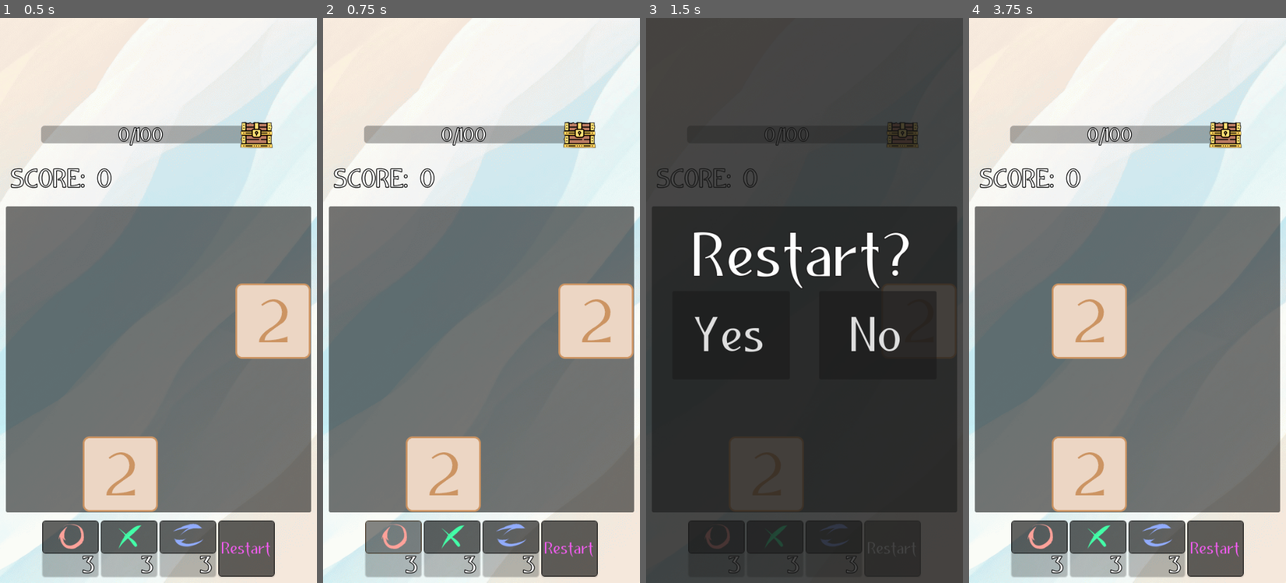
Above: before the commit, frames 1-4 (left to right).
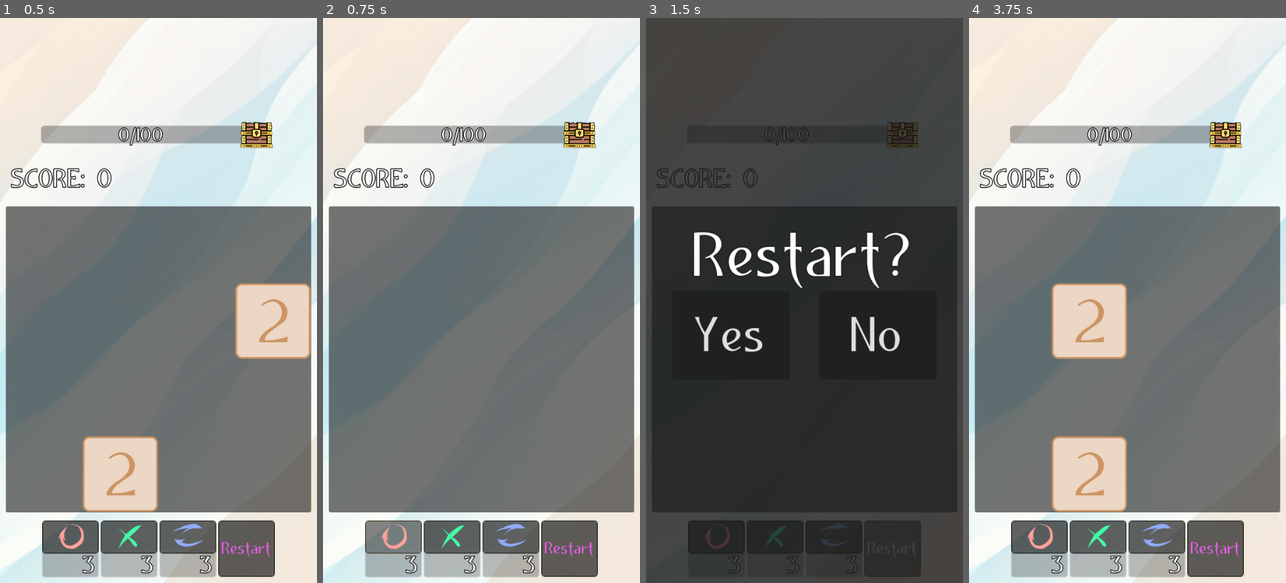
Above: after the commit, the same moments.

Repository: thagarion/2048
Game: Godot game, scene res://scenes/main.tscn
The game is run twice, just before and just after one commit, with the same random seed, the same clock (stepped at 60 frames per second) and the same inputs.
Inputs (mouse positions are in pixels of both pictures, inside the frame that each line leads up to):
- Up to frame 1 (0.5 s): no input
- Up to frame 2 (0.75 s): click (392, 537) at 0.52 s
- Up to frame 3 (1.5 s): click "Restart" at 1.25 s
- Up to frame 4 (3.75 s): click "Restart" at 2 s; click "Restart" at 2.75 s; click "Yes" at 3.5 s

Frame 1 is identical in both runs. In frame 2, 6.3% of the frame differs, in the area x 26-98%, y 47-88%; in frame 3, 3.1%; in frame 4, nothing differs.
Error after the commit: Invalid access of index '0' on a base object of type: 'Array'. (res://scenes/game/action_storage.gd:44)

Commit message:
Store actions in progress

Diff:
--- a/scenes/game/action_storage.gd
+++ b/scenes/game/action_storage.gd
@@ -19,10 +19,16 @@
 func _init():
 	steps.append([])
 
+func get_size() -> int:
+	return steps.size()
+
 func set_size(val: int):
 	max_size = val + 1
 	while steps.size() > max_size:
 		steps.pop_front()
+
+func get_last() -> Array:
+	return steps.pop_back()
 
 func add_step():
 	if steps.size() > max_size:
@@ -37,10 +43,11 @@
 	action.to = location
 	steps[current_step].append(action)
 
-func remove(location: Vector2):
+func remove(location: Vector2, value: int):
 	var action = Action.new()
 	action.type = ActionType.Remove
 	action.from = location
+	action.old_value = value
 	steps[current_step].append(action)
 
 func change(location: Vector2, value: int):
--- a/scenes/game/game.gd
+++ b/scenes/game/game.gd
@@ -165,19 +165,20 @@
 	if available.size() > 0:
 		var index = randi() % available.size()
 		create_tile(available[index].x, available[index].y)
+		actions.add(Vector2(available[index].x, available[index].y))
 	if available.size() == 1 && is_game_over():
 		$GameOver.show()
 		moving_disable(true)
 	score_signal.emit(score)
 
-func create_tile(i: int, j: int):
+func create_tile(i: int, j: int, value: int = 0):
 	var tile = Tile.instantiate()
 	tile.set_pack(pack_name)
 	tiles[i][j] = tile
 	$Tiles.add_child(tile)
 	tile.set_location(i, j)
+	tile.set_value(value)
 	tile.connect("tile_selected", _on_tile_selected)
-	actions.add(Vector2(i, j))
 
 func start_game():
 	$GameOver.hide()
@@ -192,6 +193,7 @@
 		var j = randi() % field_size
 		if tiles[i][j] == null:
 			create_tile(i, j)
+			actions.add(Vector2(i, j))
 			tiles_count += 1
 	moving_disable(false)
 	score_signal.emit(0)
@@ -212,6 +214,7 @@
 	return true
 
 func move(direction: Move):
+	actions.add_step()
 	wait_moving = true
 	var moved = false
 	if direction == Move.Up:
@@ -240,7 +243,6 @@
 						moved = true
 	if moved:
 		should_create_tile = true
-	actions.add_step()
 
 func move_up(x : int, y : int) -> bool:
 	var result = false
@@ -258,8 +260,8 @@
 	if y > 0 and tiles[x][y - 1].get_value() == tiles[x][y].get_value():
 		tiles[x][y].move(x, y - 1)
 		actions.move(Vector2(x, y), Vector2(x, y - 1))
+		actions.remove(Vector2(x, y), tiles[x][y].get_value())
 		tiles[x][y].queue_free()
-		actions.remove(Vector2(x, y))
 		tiles[x][y - 1].level_up()
 		actions.change(Vector2(x, y - 1), tiles[x][y - 1].get_value())
 		tiles[x][y] = null
@@ -282,8 +284,8 @@
 	if y >= 0 and y < field_size - 1 and tiles[x][y + 1].get_value() == tiles[x][y].get_value():
 		tiles[x][y].move(x, y + 1)
 		actions.move(Vector2(x, y), Vector2(x, y + 1))
+		actions.remove(Vector2(x, y), tiles[x][y].get_value())
 		tiles[x][y].queue_free()
-		actions.remove(Vector2(x, y))
 		tiles[x][y + 1].level_up()
 		actions.change(Vector2(x, y + 1), tiles[x][y + 1].get_value())
 		tiles[x][y] = null
@@ -306,8 +308,8 @@
 	if x >= 0 and x < field_size - 1 and tiles[x + 1][y].get_value() == tiles[x][y].get_value():
 		tiles[x][y].move(x + 1, y)
 		actions.move(Vector2(x, y), Vector2(x + 1, y))
+		actions.remove(Vector2(x, y), tiles[x][y].get_value())
 		tiles[x][y].queue_free()
-		actions.remove(Vector2(x, y))
 		tiles[x + 1][y].level_up()
 		actions.change(Vector2(x + 1, y), tiles[x + 1][y].get_value())
 		tiles[x][y] = null
@@ -330,8 +332,8 @@
 	if x > 0 and tiles[x - 1][y].get_value() == tiles[x][y].get_value():
 		tiles[x][y].move(x - 1, y)
 		actions.move(Vector2(x, y), Vector2(x - 1, y))
+		actions.remove(Vector2(x, y), tiles[x][y].get_value())
 		tiles[x][y].queue_free()
-		actions.remove(Vector2(x, y))
 		tiles[x - 1][y].level_up()
 		actions.change(Vector2(x - 1, y), tiles[x - 1][y].get_value())
 		tiles[x][y] = null
@@ -351,3 +353,24 @@
 		$Tiles.mouse_filter = MOUSE_FILTER_IGNORE
 	else:
 		$Tiles.mouse_filter = MOUSE_FILTER_PASS
+
+
+func _on_undo_button_undo():
+	if actions.get_size() > 0:
+		for action in actions.get_last():
+			match action.type:
+				ActionStorage.ActionType.Add:
+					print("Remove from ", action.to.x, action.to.y)
+					tiles[action.to.x][action.to.y].queue_free()
+					tiles[action.to.x][action.to.y] = null
+				ActionStorage.ActionType.Remove:
+					print("Add to ", action.from.x, action.from.y, " val=", action.old_value)
+					create_tile(action.from.x, action.from.y, action.old_value)
+				ActionStorage.ActionType.Change:
+					print("Change to ", action.from.x, action.from.y, " val=", action.old_value)
+					tiles[action.from.x][action.from.y].set_value(action.old_value)
+				ActionStorage.ActionType.Move:
+					print("Move from ", action.to.x, action.to.y, " to ", action.from.x, action.from.y)
+					tiles[action.to.x][action.to.y].move(action.from.x, action.from.y)
+					tiles[action.from.x][action.from.y] = tiles[action.to.x][action.to.y]
+					tiles[action.to.x][action.to.y] = null
--- a/scenes/game/tile.gd
+++ b/scenes/game/tile.gd
@@ -54,6 +54,10 @@
 	$AnimationPlayer.play("add_tile")
 	$Texture.texture = Items.get_pack(pack)[value].texture
 
+func set_value(val: int):
+	value = val
+	$Texture.texture = Items.get_pack(pack)[value].texture
+
 func get_value() -> int:
 	return value
 
--- a/scenes/main.tscn
+++ b/scenes/main.tscn
@@ -100,6 +100,7 @@
 [connection signal="chest_open" from="MainCanvasLayer/VBoxContainer/ScoreMarginContainer/Score" to="." method="_on_score_chest_open"]
 [connection signal="score_signal" from="MainCanvasLayer/VBoxContainer/GameMarginContainer/Game" to="MainCanvasLayer/VBoxContainer/ScoreMarginContainer/Score" method="_on_game_score_signal"]
 [connection signal="skill" from="MainCanvasLayer/VBoxContainer/GameMarginContainer/Game" to="MainCanvasLayer/VBoxContainer/SkillsMarginContainer/SkillButtons/HBoxContainer/UndoButton" method="_on_game_skill"]
+[connection signal="undo" from="MainCanvasLayer/VBoxContainer/SkillsMarginContainer/SkillButtons/HBoxContainer/UndoButton" to="MainCanvasLayer/VBoxContainer/GameMarginContainer/Game" method="_on_undo_button_undo"]
 [connection signal="remove" from="MainCanvasLayer/VBoxContainer/SkillsMarginContainer/SkillButtons/HBoxContainer/RemoveButton" to="MainCanvasLayer/VBoxContainer/GameMarginContainer/Game" method="_on_remove_button_remove"]
 [connection signal="swap" from="MainCanvasLayer/VBoxContainer/SkillsMarginContainer/SkillButtons/HBoxContainer/SwapButton" to="MainCanvasLayer/VBoxContainer/GameMarginContainer/Game" method="_on_swap_button_swap"]
 [connection signal="restart" from="MainCanvasLayer/VBoxContainer/SkillsMarginContainer/SkillButtons/HBoxContainer/RestartButton" to="." method="_on_restart_button_restart"]
--- a/scenes/skills/skill_button.gd
+++ b/scenes/skills/skill_button.gd
@@ -37,6 +37,9 @@
 func button_disable(value: bool):
 	$Panel/VBoxContainer/ButtonMarginContainer/Button.disabled = value
 
+func get_count() -> int:
+	return count
+
 func update_count(val: int):
 	if Type == "Restart":
 		return
--- a/scenes/skills/skills.gd
+++ b/scenes/skills/skills.gd
@@ -16,3 +16,6 @@
 func enable_and_show():
 	for node in $HBoxContainer.get_children():
 		node.enable_and_show()
+
+func get_undo_count() -> int:
+	return $HBoxContainer/UndoButton.get_count()
